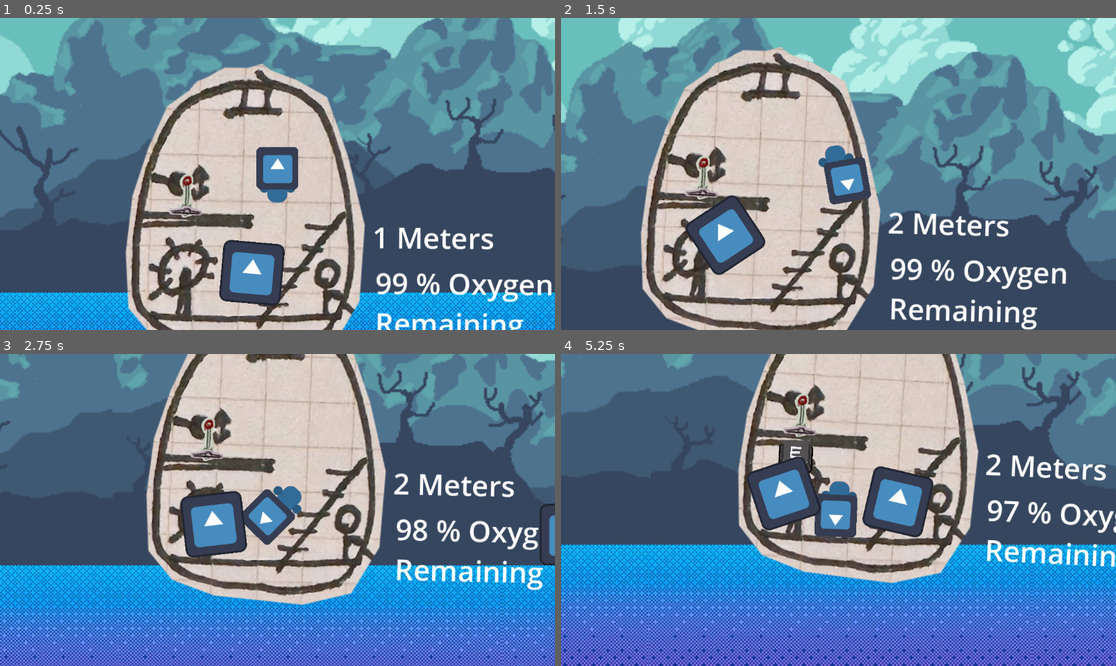
Above: before the commit, frames 1-4 (two rows, left to right).
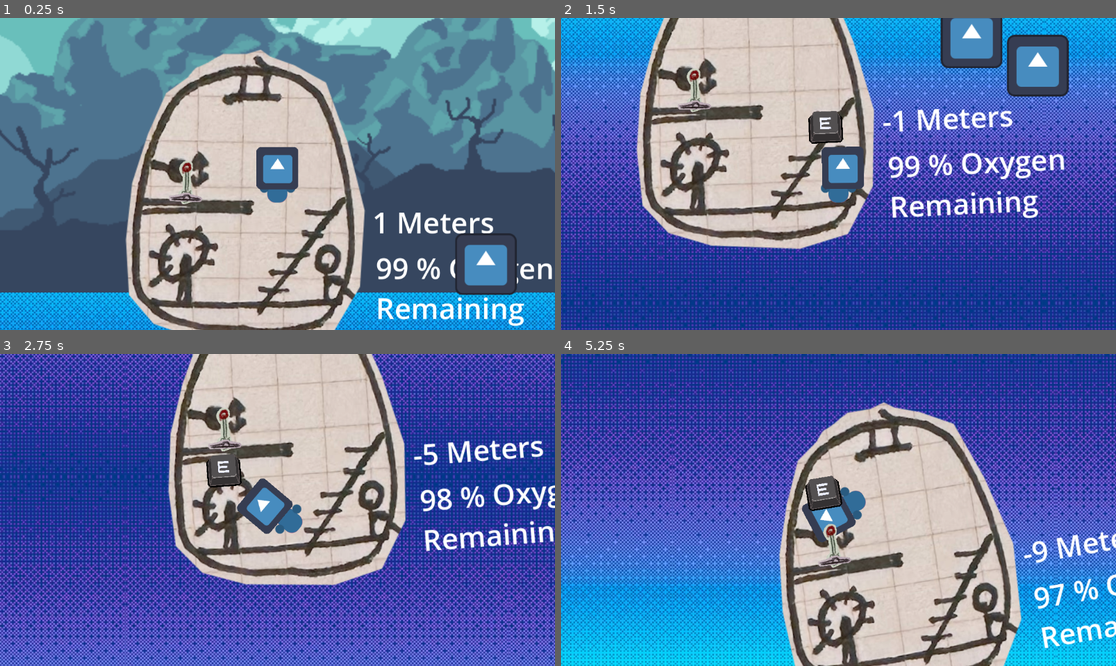
Above: after the commit, the same moments.

Repository: calzila/GGJ_2025
Game: Godot game, scene res://Overworld.tscn
The game is run twice, just before and just after one commit, with the same random seed, the same clock (stepped at 60 frames per second) and the same inputs. The engine's default icon, where the game draws it, is replaced by a stand-in: a white triangle on a blue panel in a dark square.
Inputs:
- Up to frame 1 (0.25 s): no input
- Up to frame 2 (1.5 s): tap Enter (ui_accept) at 0.5, 0.77 s; hold D (move_right) from 0.53 s (still down); tap E (Grab) at 0.6, 1.35 s
- Up to frame 3 (2.75 s): tap Enter (ui_accept) at 1.52 s; release D (move_right) at 2.03 s; hold A (move_left) from 2.03 s (still down); tap E (Grab) at 2.1 s
- Up to frame 4 (5.25 s): release A (move_left) at 2.78 s; hold D (move_right) 2.78-4.28 s; tap E (Grab) every 0.75 s from 2.85 to 5.1 s; tap Enter (ui_accept) at 3.02, 3.77, 4.52 s; hold A (move_left) 4.28-5.03 s; hold D (move_right) from 5.03 s (still down)

The runs differ from the first frame. In frame 1, 22% of the frame differs, in the area x 22-100%, y 10-100%; in frame 2, 90%; in frame 3, 85%; in frame 4, 93%, in the area x 0-100%, y 0-100%.
Error in both runs: Invalid assignment of property or key 'playerIsHolding' with value of type 'bool' on a base object of type 'Nil'. (res://grabber.gd:35)

Commit message:
Randomizing the fishes spawn position

Diff:
--- a/Overworld.tscn
+++ b/Overworld.tscn
@@ -77,4 +77,3 @@
 
 [node name="Node2D" parent="." instance=ExtResource("9_45ve4")]
 position = Vector2(506, 330)
-gravity_scale = 0.0
--- a/TheSub.tscn
+++ b/TheSub.tscn
@@ -110,4 +110,11 @@
 
 [node name="TimerFishSpawn" type="Timer" parent="."]
 
+[node name="FishSpawner_Pivot" type="Node2D" parent="."]
+position = Vector2(0, -208)
+rotation = 6.28319
+
+[node name="FishSpawner_Point" type="Node2D" parent="FishSpawner_Pivot"]
+position = Vector2(0, 500)
+
 [connection signal="timeout" from="TimerFishSpawn" to="." method="_on_timer_fish_spawn_timeout"]
--- a/the_sub.gd
+++ b/the_sub.gd
@@ -66,10 +66,14 @@
 
 
 func _spawn_a_fish():
+	# randomize the spawn position of the fish.
+	$FishSpawner_Pivot.rotation = randf_range(0,360)
+
+	# Actually spawn in the fish.
 	var fishInstance = newFish.instantiate()
 	add_child(fishInstance)
-	fishInstance.position = Vector2(1,0)
-	$TimerFishSpawn.start(5)
+	fishInstance.global_position = $FishSpawner_Pivot/FishSpawner_Point.global_position
+	$TimerFishSpawn.start(2)
 	pass
 
 
